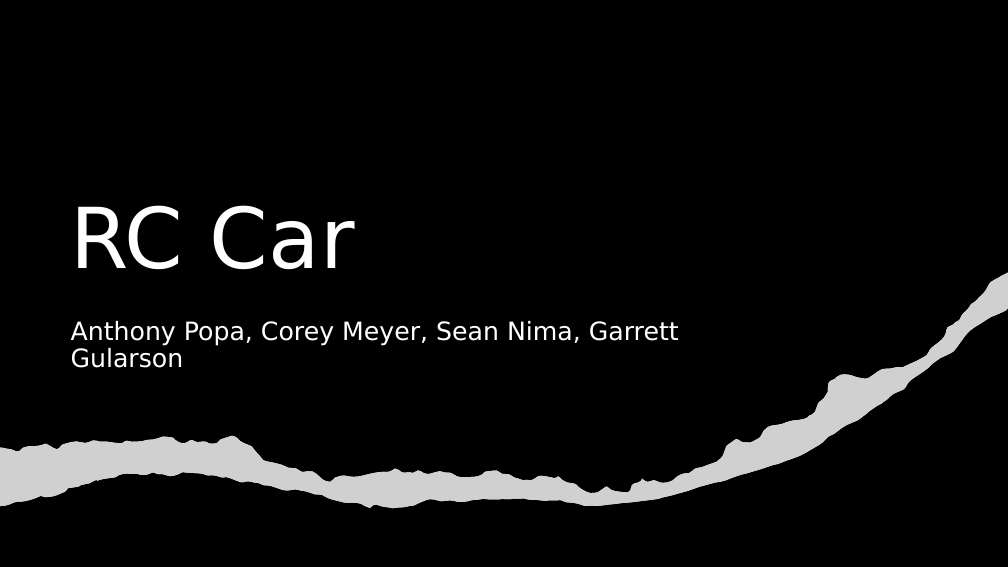
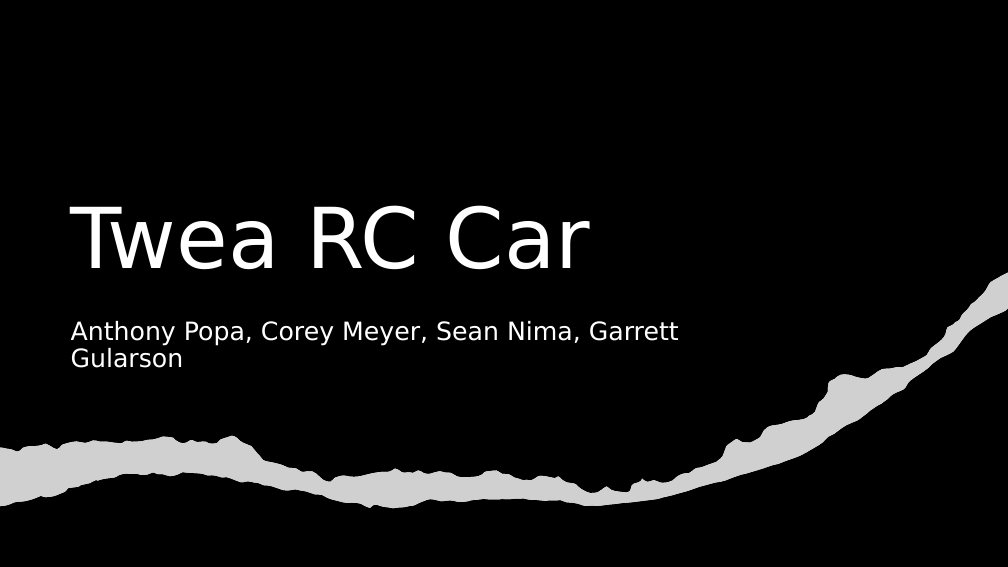
Before and after one commit to nima-5/4180-Final-Project, a slide deck: slide 1 of 4180Final.pptx. Drawn at 1008x567 pixels with LibreOffice and Linux fonts; fonts in the diff are those of the drawing; grey boxes stand for pictures; background and template pictures are left out. Boxes give left, top, right and bottom in pixels: in the first picture for what was removed or moved away, otherwise in the second. Text is boxed around its words. In the diff, an @@ line names an element or a change of style, - is before the commit and + after.

```diff
--- a/4180Final.pptx
+++ b/4180Final.pptx
@@ title at (x1=71, y1=205, x2=591, y2=270): text changed @@
-RC Car
+Twea RC Car
```
